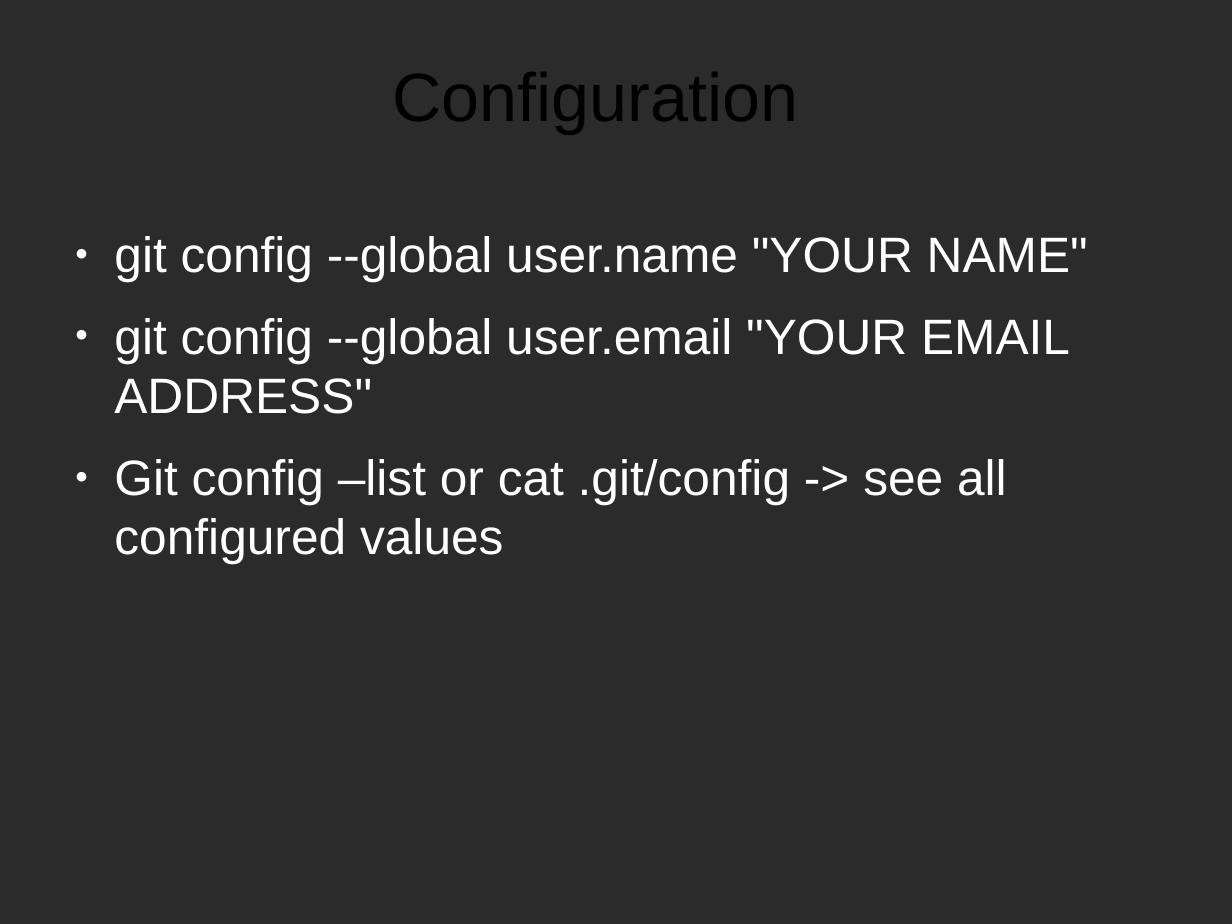
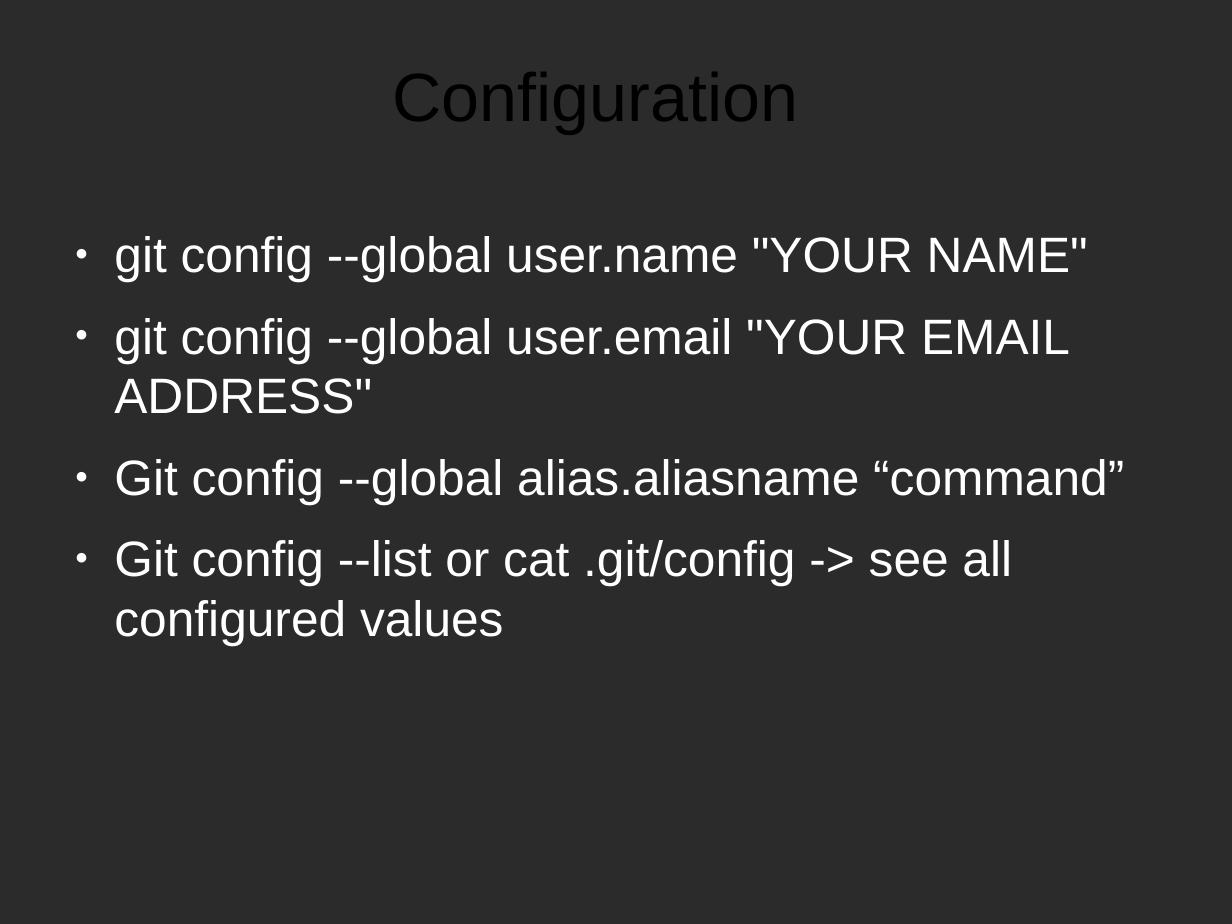
Before and after one commit to tanmayrajani/Internship_PreWork, a slide deck: slide 2 of Git/Git_Notes.odp. Drawn at 1232x924 pixels with LibreOffice and Linux fonts; fonts in the diff are those of the drawing; background and template pictures are left out; a plain dark background stands for a picture behind light text. Boxes give left, top, right and bottom in pixels: in the first picture for what was removed or moved away, otherwise in the second. Text is boxed around its words. In the diff, an @@ line names an element or a change of style, - is before the commit and + after.

Commit message:
Completed Git PPT

```diff
--- a/Git/Git_Notes.odp
+++ b/Git/Git_Notes.odp
@@ text at [114, 459, 1124, 646]: text changed @@
-● Git config –list or cat .git/config -> see all configured values
+● Git config --global alias.aliasname “command”
+● Git config --list or cat .git/config -> see all configured values
```
Also in this commit, not shown: 2 other slides changed, 6 slides added, 1 slide removed.
